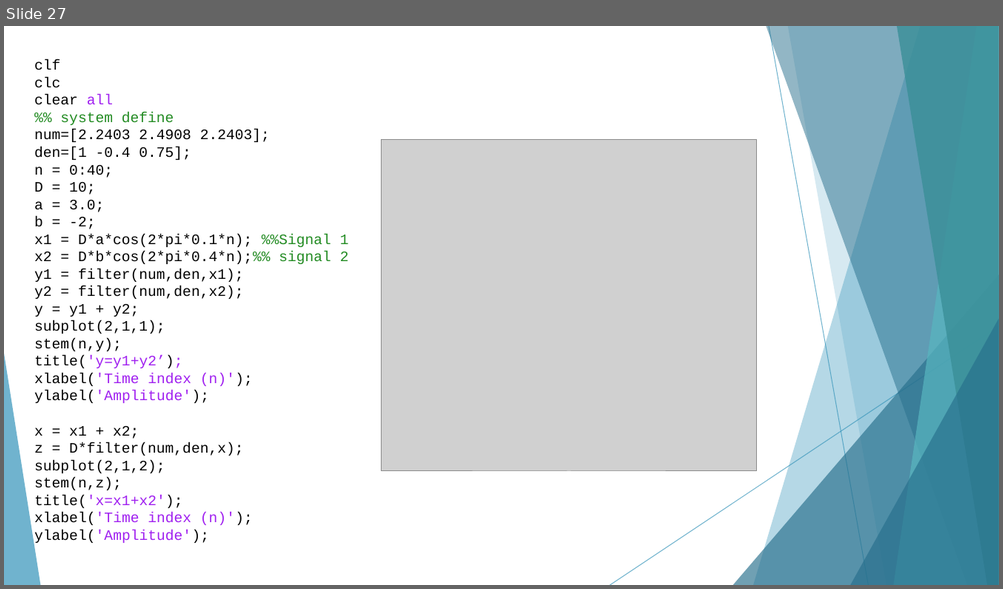
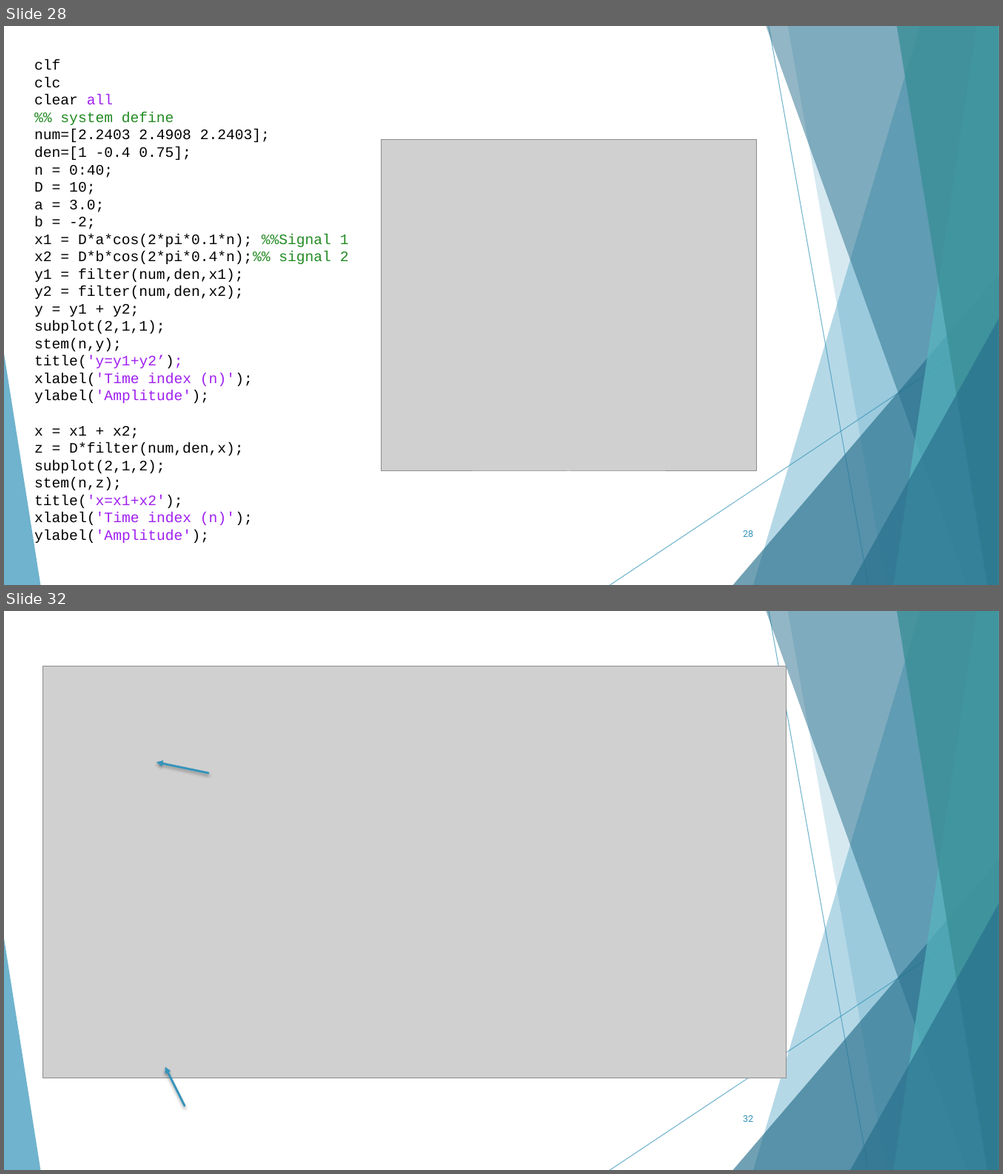
Before and after one commit to AhMjOU/DSP2, a slide deck: lec2.pptx. Shown one above the other, each under a label of ours: slide 27 before the commit, slides 28 and 32 after it; the slides between them are not shown. The pictures are 1003x589 and 1003x1174 pixels, drawn with LibreOffice and Linux fonts; fonts in the diff are those of the drawing; grey boxes stand for pictures. Boxes give left, top, right and bottom in pixels: in the first picture for what was removed or moved away, otherwise in the second. Text is boxed around its words. In the diff, an @@ line names an element or a change of style, - is before the commit and + after.

```diff
--- a/lec2.pptx
+++ b/lec2.pptx
@@ slide 32 added at (4,611,999,1170), background #FFFFFF; not listed: 10 template elements that a slide beside it also shows @@
@@ picture added at (42,667,786,1078) @@
@@ arrow added from (208, 773) to (156, 763), #3494BA 2 pt @@
@@ arrow added from (185, 1106) to (165, 1068), #3494BA 2 pt @@
@@ page number added at (743,1116,753,1122), 9 pt, text #3494BA @@
+32
@@ what was slide 27 is now slide 28 @@
@@ slide 28 changed as well @@
@@ page number added at (743,531,753,537), 9 pt, text #3494BA @@
+28
```
Also in this commit, not shown: 14 other slides changed, 4 other slides added, 1 other file.
